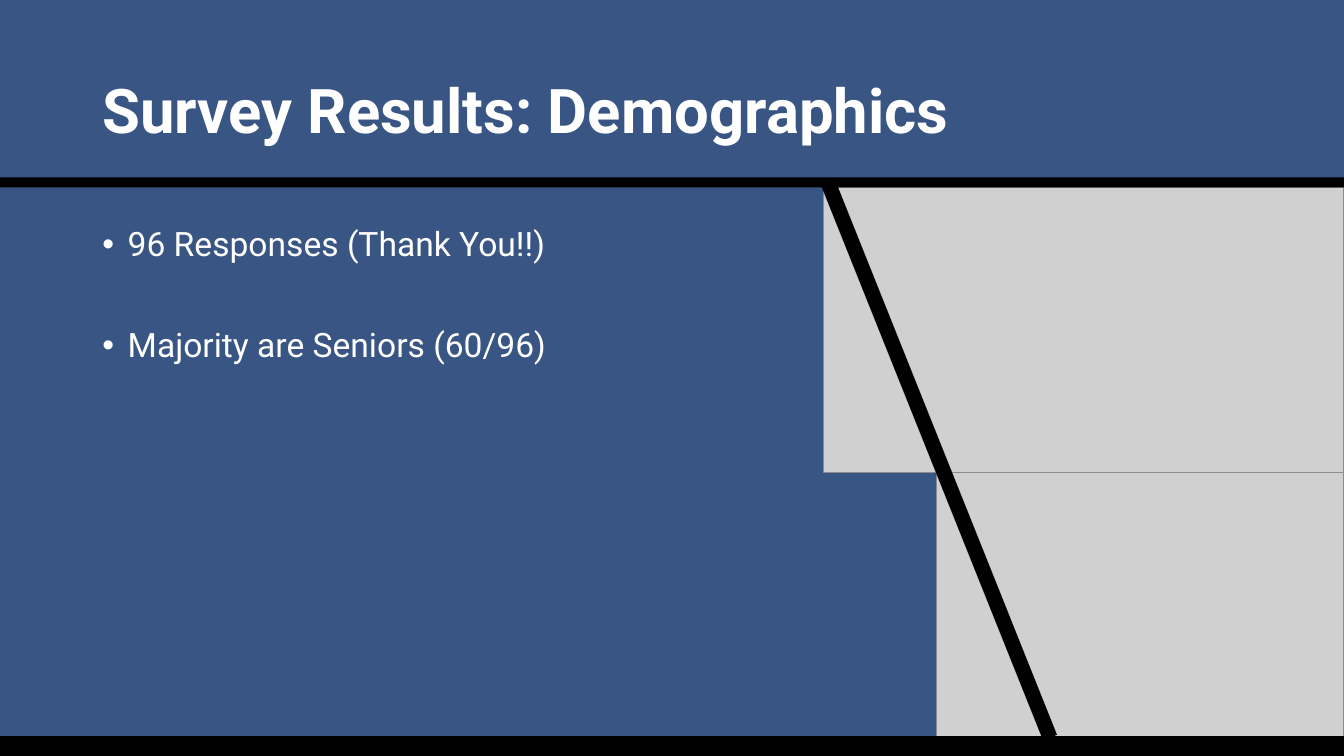
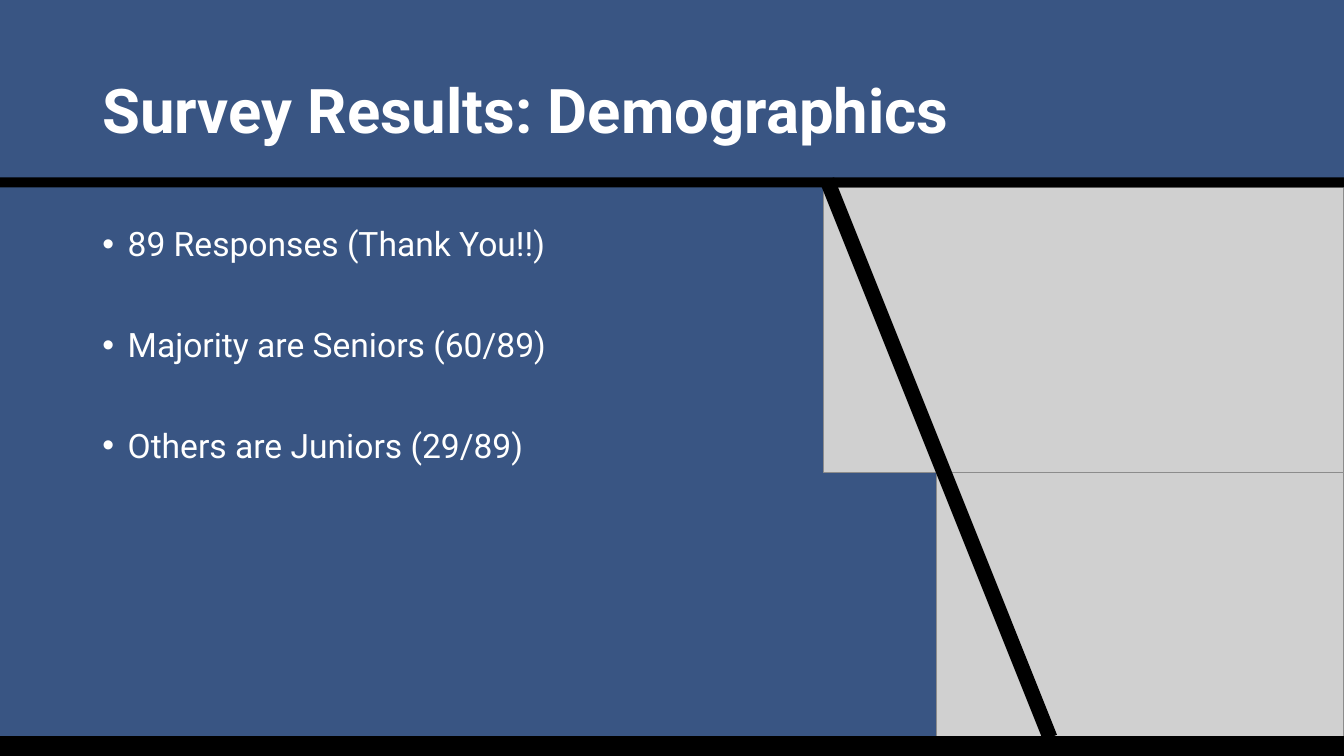
Before and after one commit to SuperMarioGiacomazzo/STOR538_WEBSITE, a slide deck: slide 3 of Slides/Sports Analytics 1/Sports_Analytics_1_Lecture.pptx. Drawn at 1344x756 pixels with LibreOffice and Linux fonts; fonts in the diff are those of the drawing; grey boxes stand for pictures. Boxes give left, top, right and bottom in pixels: in the first picture for what was removed or moved away, otherwise in the second. Text is boxed around its words. In the diff, an @@ line names an element or a change of style, - is before the commit and + after.

```diff
--- a/Slides/Sports Analytics 1/Sports_Analytics_1_Lecture.pptx
+++ b/Slides/Sports Analytics 1/Sports_Analytics_1_Lecture.pptx
@@ text at [128, 229, 546, 466]: text changed @@
-• 96 Responses (Thank You!!)
-• Majority are Seniors (60/96)
+• 89 Responses (Thank You!!)
+• Majority are Seniors (60/89)
+• Others are Juniors (29/89)
```
Also in this commit, not shown: 12 other slides changed, 2 slides added, 14 other files.
